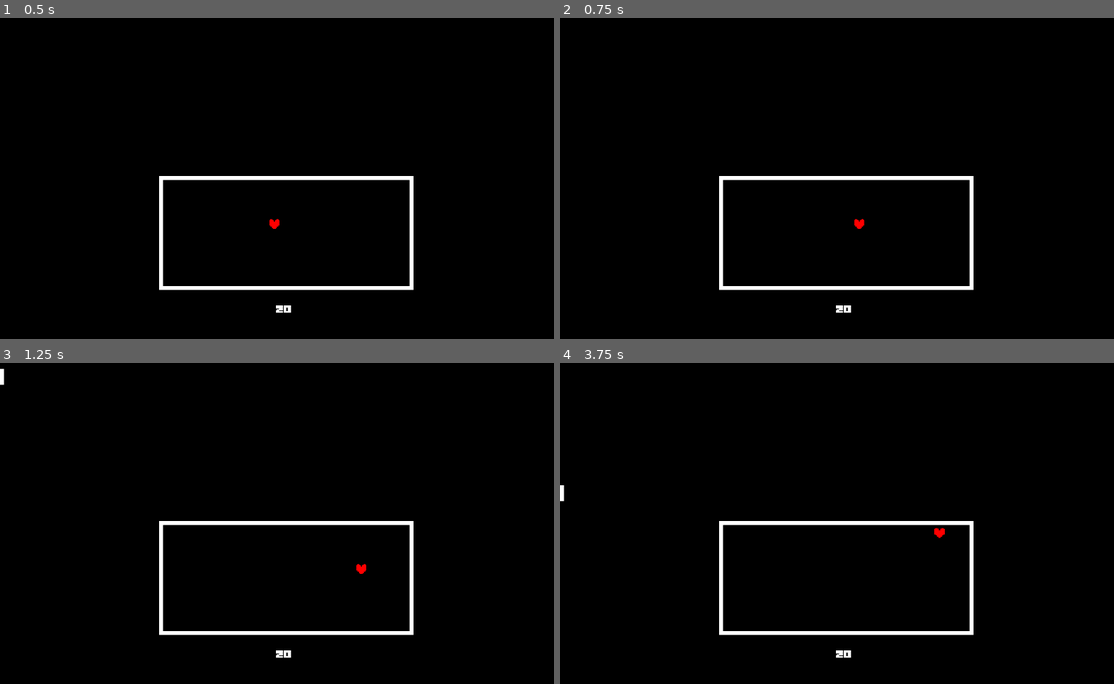
Above: before the commit, frames 1-4 (two rows, left to right).
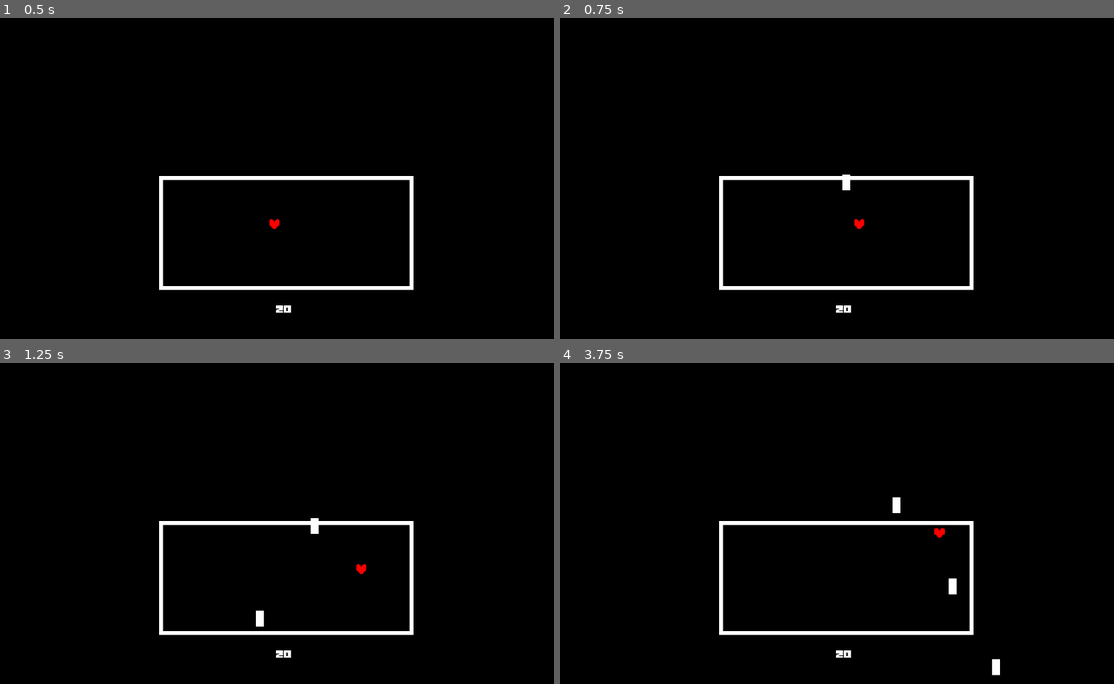
Above: after the commit, the same moments.

Repository: TiaSous/Rom_Hack_Undertale
Game: Godot game, scene res://Scenes/main.tscn
The game is run twice, just before and just after one commit, with the same random seed, the same clock (stepped at 60 frames per second) and the same inputs.
Inputs:
- Up to frame 1 (0.5 s): no input
- Up to frame 2 (0.75 s): tap Enter at 0.5 s; hold Right (ui_right) from 0.53 s (still down)
- Up to frame 3 (1.25 s): keep holding Right (ui_right)
- Up to frame 4 (3.75 s): release Right (ui_right) at 1.28 s; hold Down (ui_down) 1.28-2.03 s; hold Right (ui_right) 2.03-2.78 s; hold Up (ui_up) 2.78-3.53 s; hold Left (ui_left) from 3.53 s (still down)

Frame 1 is identical in both runs. In frame 2, less than 0.1% of the frame differs, in the area x 50-53%, y 48-54%; in frame 3, 0.2%; in frame 4, 0.3%, in the area x 0-80%, y 38-98%.
Error before the commit: Invalid access to property or key 'position' on a base object of type 'null instance'. (res://Scripts/enemy.gd:10)

Commit message:
munition follow player

Diff:
--- a/rom_hack/Scenes/enemy.tscn
+++ b/rom_hack/Scenes/enemy.tscn
@@ -7,6 +7,7 @@
 
 [node name="Enemy" type="RigidBody2D"]
 collision_mask = 0
+gravity_scale = 0.0
 script = ExtResource("1_3nf7e")
 
 [node name="ColorRect" type="ColorRect" parent="."]
--- a/rom_hack/Scenes/main.tscn
+++ b/rom_hack/Scenes/main.tscn
@@ -66,6 +66,7 @@
 vertical_alignment = 1
 
 [node name="TimeAttack" type="Timer" parent="."]
+wait_time = 0.5
 autostart = true
 
 [connection signal="timeout" from="TimeAttack" to="." method="_on_time_attack_timeout"]
--- a/rom_hack/Scripts/enemy.gd
+++ b/rom_hack/Scripts/enemy.gd
@@ -1,11 +1,11 @@
 extends RigidBody2D
 @onready var enemy = $"."
 
-@onready var player = $Player
-var motion
-func _ready():
-	position=Vector2(0, 0)
-# Called every frame. 'delta' is the elapsed time since the previous frame.
-func _process(delta):
-	motion = position.direction_to(player.position) * 10
-	motion = move_and_collide(motion)
+var speed = 400
+var player_pos
+var pente = 0
+
+func player_info(player):
+	player_pos = player.position
+	pente = player_pos - enemy.position
+	enemy.linear_velocity = pente.normalized() * speed
--- a/rom_hack/Scripts/main.gd
+++ b/rom_hack/Scripts/main.gd
@@ -20,3 +20,4 @@
 	var enemy = enemy_scene.instantiate()
 	enemy.position = Vector2(600, 250)
 	add_child(enemy)
+	enemy.player_info(player)
